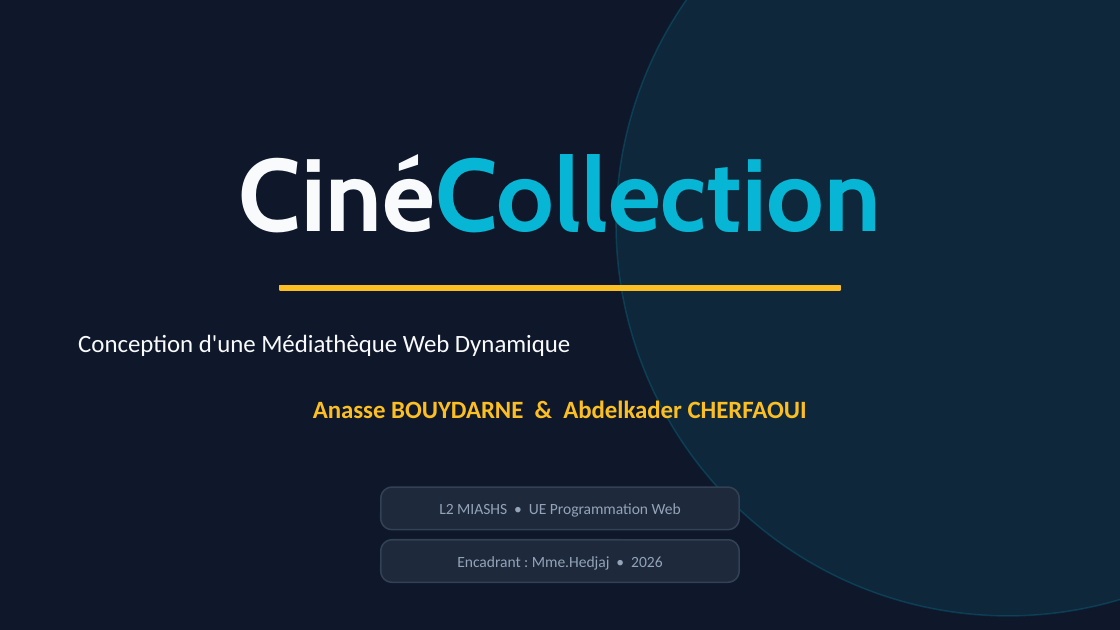
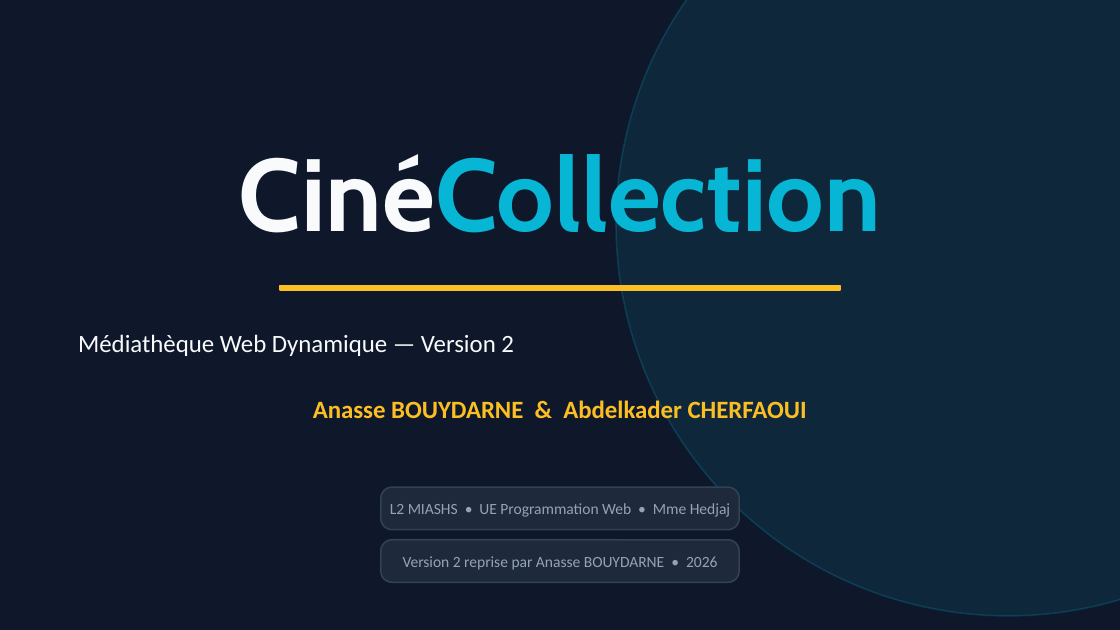
Before and after one commit to Anasse95/cinecollection, a slide deck: slide 1 of docs/CineCollection_Presentation.pptx. Drawn at 1120x630 pixels with LibreOffice and Linux fonts; fonts in the diff are those of the drawing. Boxes give left, top, right and bottom in pixels: in the first picture for what was removed or moved away, otherwise in the second. Text is boxed around its words. In the diff, an @@ line names an element or a change of style, - is before the commit and + after.

```diff
--- a/docs/CineCollection_Presentation.pptx
+++ b/docs/CineCollection_Presentation.pptx
@@ text at (78,334,514,356): text changed @@
-Conception d'une Médiathèque Web Dynamique
+Médiathèque Web Dynamique — Version 2
@@ text at (390,503,730,517): text changed @@
-L2 MIASHS • UE Programmation Web
+L2 MIASHS • UE Programmation Web • Mme Hedjaj
@@ text at (403,556,717,570): text changed @@
-Encadrant : Mme.Hedjaj • 2026
+Version 2 reprise par Anasse BOUYDARNE • 2026
```
Also in this commit, not shown: 7 other slides changed, 1 slide added, 2 other files.
